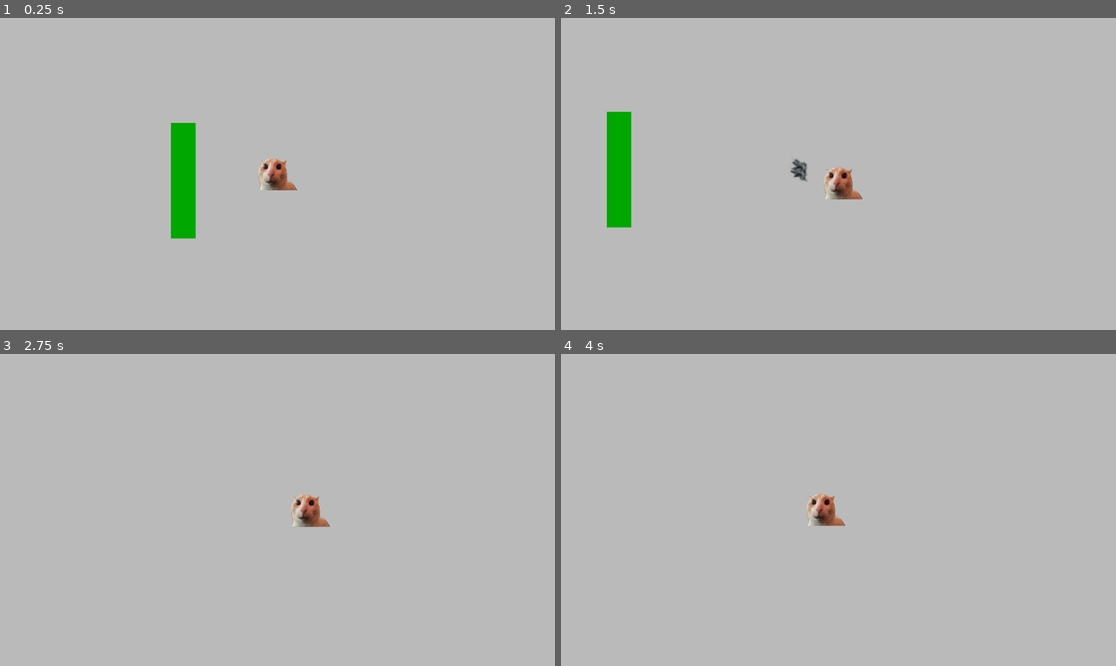
Above: before the commit, frames 1-4 (two rows, left to right).
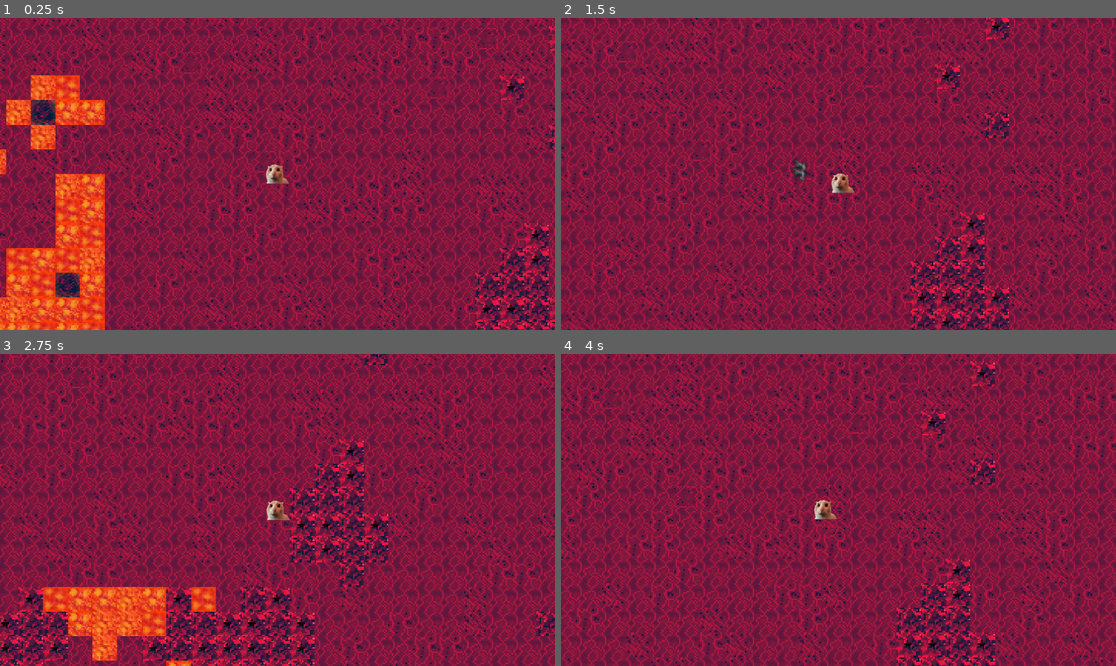
Above: after the commit, the same moments.

Repository: romanpopp/game-jam-2024
Game: Godot game, scene res://main.tscn
Same seed, same stepped clock (60 frames per second), same inputs: the game is played once before the commit and once after it.
Inputs (mouse positions are in pixels of both pictures, inside the frame that each line leads up to):
- Up to frame 1 (0.25 s): no input
- Up to frame 2 (1.5 s): tap Enter at 0.5 s; move the mouse to (960, 158) at 0.52 s; hold D (right) 0.53-1.28 s; hold Space (dodge) 0.53-1.28 s; move the mouse to (727, 189) at 1.27 s; hold S (down) from 1.28 s (still down); click (727, 189) at 1.35 s
- Up to frame 3 (2.75 s): move the mouse to (333, 441) at 2.02 s; release S (down) at 2.03 s; hold D (right) from 2.03 s (still down); hold Space (dodge) from 2.03 s (still down)
- Up to frame 4 (4 s): move the mouse to (810, 572) at 2.77 s; release D (right) at 2.78 s; release Space (dodge) at 2.78 s; hold W (up) 2.78-3.53 s; click (810, 572) at 2.85 s; move the mouse to (1005, 556) at 3.52 s; hold A (left) from 3.53 s (still down); hold Space (dodge) from 3.53 s (still down)

The runs differ from the first frame. In frame 1, 100% of the frame differs, in the area x 0-100%, y 0-100%; in frame 2, 100%; in frame 3, 100%; in frame 4, 100%.

Commit message:
Merged Terrain and Combat

Diff:
--- a/logic/terrain.gd
+++ b/logic/terrain.gd
@@ -2,8 +2,8 @@
 
 const tile_width: int = 64
 const tile_size = Vector2i(tile_width, tile_width)
-const width: int = 40
-const height: int = 22
+const width: int = 42
+const height: int = 24
 const unload_distance = width * 2
 const spawn_size = 8
 
@@ -11,23 +11,22 @@
 var static_body: StaticBody2D
 
 var rock_noise_gen: FastNoiseLite = FastNoiseLite.new()
-var dark_rock_noise_gen: FastNoiseLite = FastNoiseLite.new()
+var rare_rock_noise_gen: FastNoiseLite = FastNoiseLite.new()
 var lava_noise_gen: FastNoiseLite = FastNoiseLite.new()
-var hard_lava_noise_gen: FastNoiseLite = FastNoiseLite.new()
 
 var loaded_tiles = {}
 
 func _ready():
 	player = get_parent().get_node("Player")
-	static_body = get_parent().get_node("StaticBody2D")
+	static_body = get_parent().get_node("TileStaticBody")
 
 	rock_noise_gen.noise_type = FastNoiseLite.TYPE_VALUE
 	rock_noise_gen.frequency = 0.2
 	rock_noise_gen.seed = randi()
 
-	dark_rock_noise_gen.noise_type = FastNoiseLite.TYPE_SIMPLEX_SMOOTH
-	dark_rock_noise_gen.frequency = 0.3
-	dark_rock_noise_gen.seed = randi()
+	rare_rock_noise_gen.noise_type = FastNoiseLite.TYPE_SIMPLEX_SMOOTH
+	rare_rock_noise_gen.frequency = 0.3
+	rare_rock_noise_gen.seed = randi()
 
 	lava_noise_gen.noise_type = FastNoiseLite.TYPE_SIMPLEX
 	lava_noise_gen.frequency = 0.04
@@ -62,28 +61,30 @@
 		set_cell(0, tile_pos, randi_range(10, 11), Vector2(0, 0), 0)
 		var collision_shape = make_collision_shape(tile_pos)
 		loaded_tiles[tile_pos] = collision_shape
-	elif has_dark_rock(tile_pos):
-		set_cell(0, tile_pos, 12, Vector2(0, 0), 0)
+	elif has_rare_rock(tile_pos):
+		set_cell(0, tile_pos, randi_range(30, 31), Vector2(0, 0), 0)
 		var collision_shape = make_collision_shape(tile_pos)
 		loaded_tiles[tile_pos] = collision_shape
 	elif has_lava(tile_pos):
-		set_cell(0, tile_pos, randi_range(20, 21), Vector2(0, 0), 0)
+		set_cell(0, tile_pos, randi_range(20, 22), Vector2(0, 0), 0)
 		# set lava collider
 	else:
 		set_tile_floor(tile_pos)
 
 func set_tile_floor(tile_pos):
 	match randi_range(0, 100):
-		var r when r < 90:
+		var r when r > 99:
+			set_cell(0, tile_pos, 3, Vector2(0, 0))
+		var r when r > 70:
+			set_cell(0, tile_pos, randi_range(1, 2), Vector2(0, 0))
+		_:
 			set_cell(0, tile_pos, 0, Vector2(0, 0))
-		_:
-			set_cell(0, tile_pos, randi_range(0, 3), Vector2(0, 0))
 
 func has_rock(tile_pos) -> bool:
 	return (rock_noise_gen.get_noise_2d(tile_pos.x, tile_pos.y) + 1) / 2 > 0.60
 
-func has_dark_rock(tile_pos) -> bool:
-	return (dark_rock_noise_gen.get_noise_2d(tile_pos.x, tile_pos.y) + 1) / 2 > 0.80
+func has_rare_rock(tile_pos) -> bool:
+	return (rare_rock_noise_gen.get_noise_2d(tile_pos.x, tile_pos.y) + 1) / 2 > 0.80
 
 func has_lava(tile_pos) -> bool:
 	return (lava_noise_gen.get_noise_2d(tile_pos.x, tile_pos.y) + 1) / 2 > 0.67
--- a/main.tscn
+++ b/main.tscn
@@ -1,10 +1,23 @@
-[gd_scene load_steps=10 format=3 uid="uid://cmrsyt3jr3vnd"]
+[gd_scene load_steps=31 format=3 uid="uid://bnm1tmofj146x"]
 
 [ext_resource type="Texture2D" uid="uid://cmxa1rg8yituf" path="res://catevido.png" id="1_0dyxt"]
 [ext_resource type="Script" path="res://logic/player.gd" id="1_bwaj2"]
-[ext_resource type="PackedScene" uid="uid://bvmmq0pwftwpk" path="res://projectile.tscn" id="3_yqswm"]
+[ext_resource type="PackedScene" path="res://projectile.tscn" id="2_lvmhd"]
+[ext_resource type="Texture2D" uid="uid://ydmaqhgnky6v" path="res://assets/tiles/floor-0.png" id="3_rewqo"]
+[ext_resource type="Script" path="res://logic/terrain.gd" id="3_wj3d7"]
+[ext_resource type="Texture2D" uid="uid://c1h0iop8m3bh2" path="res://assets/tiles/floor-1.png" id="4_3plf3"]
+[ext_resource type="Texture2D" uid="uid://dr6lmwxhk42rx" path="res://assets/tiles/rock-0.png" id="5_h1scr"]
+[ext_resource type="Texture2D" uid="uid://dudi8qb35ocsg" path="res://assets/tiles/floor-3.png" id="5_k1w0c"]
+[ext_resource type="Texture2D" uid="uid://u7nltm1p1pay" path="res://assets/tiles/floor-2.png" id="6_hvrxi"]
+[ext_resource type="Texture2D" uid="uid://8lbr7m0mxea8" path="res://assets/tiles/rock-1.png" id="6_x5n4s"]
+[ext_resource type="Texture2D" uid="uid://ch3dbvw5xgcc4" path="res://assets/tiles/lava-0.png" id="7_4r04p"]
+[ext_resource type="Texture2D" uid="uid://ch1ilmsvp1ymc" path="res://assets/tiles/lava-1.png" id="8_gakec"]
+[ext_resource type="Texture2D" uid="uid://6giygjbuxn8h" path="res://assets/tiles/lava-2.png" id="9_yfu4m"]
+[ext_resource type="Texture2D" uid="uid://b8vot5pdyvars" path="res://assets/tiles/rare-rock-0.png" id="11_tvixc"]
+[ext_resource type="Texture2D" uid="uid://8thenkdwoxrx" path="res://assets/tiles/rare-rock-1.png" id="12_i540a"]
 
 [sub_resource type="RectangleShape2D" id="RectangleShape2D_nswdj"]
+size = Vector2(60, 60)
 
 [sub_resource type="Gradient" id="Gradient_svgyo"]
 colors = PackedColorArray(1, 0.415686, 0, 1, 1, 1, 1, 1)
@@ -12,30 +25,76 @@
 [sub_resource type="Gradient" id="Gradient_os85p"]
 colors = PackedColorArray(0.415686, 0.282353, 1, 1, 1, 0.258824, 1, 1)
 
-[sub_resource type="RectangleShape2D" id="RectangleShape2D_4i80i"]
-size = Vector2(63, 299)
+[sub_resource type="TileSetAtlasSource" id="TileSetAtlasSource_kwypq"]
+texture = ExtResource("3_rewqo")
+0:0/0 = 0
 
-[sub_resource type="Gradient" id="Gradient_2s3x8"]
-colors = PackedColorArray(0, 0.654902, 0, 1, 1, 1, 1, 1)
+[sub_resource type="TileSetAtlasSource" id="TileSetAtlasSource_l0dpc"]
+texture = ExtResource("4_3plf3")
+0:0/0 = 0
 
-[sub_resource type="GradientTexture2D" id="GradientTexture2D_kyjom"]
-gradient = SubResource("Gradient_2s3x8")
-height = 300
-fill_to = Vector2(0, 0)
+[sub_resource type="TileSetAtlasSource" id="TileSetAtlasSource_c3bvd"]
+texture = ExtResource("5_h1scr")
+0:0/0 = 0
+
+[sub_resource type="TileSetAtlasSource" id="TileSetAtlasSource_0txyw"]
+texture = ExtResource("6_x5n4s")
+0:0/0 = 0
+
+[sub_resource type="TileSetAtlasSource" id="TileSetAtlasSource_l2p6k"]
+texture = ExtResource("6_hvrxi")
+0:0/0 = 0
+
+[sub_resource type="TileSetAtlasSource" id="TileSetAtlasSource_ab41h"]
+texture = ExtResource("7_4r04p")
+0:0/0 = 0
+
+[sub_resource type="TileSetAtlasSource" id="TileSetAtlasSource_27lct"]
+texture = ExtResource("8_gakec")
+0:0/0 = 0
+
+[sub_resource type="TileSetAtlasSource" id="TileSetAtlasSource_cn1o2"]
+texture = ExtResource("9_yfu4m")
+0:0/0 = 0
+
+[sub_resource type="TileSetAtlasSource" id="TileSetAtlasSource_kvrjc"]
+texture = ExtResource("5_k1w0c")
+0:0/0 = 0
+
+[sub_resource type="TileSetAtlasSource" id="TileSetAtlasSource_8kx7k"]
+texture = ExtResource("11_tvixc")
+0:0/0 = 0
+
+[sub_resource type="TileSetAtlasSource" id="TileSetAtlasSource_wm1wv"]
+texture = ExtResource("12_i540a")
+0:0/0 = 0
+
+[sub_resource type="TileSet" id="TileSet_2u8b1"]
+sources/0 = SubResource("TileSetAtlasSource_kwypq")
+sources/1 = SubResource("TileSetAtlasSource_l0dpc")
+sources/20 = SubResource("TileSetAtlasSource_ab41h")
+sources/21 = SubResource("TileSetAtlasSource_27lct")
+sources/22 = SubResource("TileSetAtlasSource_cn1o2")
+sources/31 = SubResource("TileSetAtlasSource_wm1wv")
+sources/30 = SubResource("TileSetAtlasSource_8kx7k")
+sources/10 = SubResource("TileSetAtlasSource_c3bvd")
+sources/11 = SubResource("TileSetAtlasSource_0txyw")
+sources/2 = SubResource("TileSetAtlasSource_l2p6k")
+sources/3 = SubResource("TileSetAtlasSource_kvrjc")
 
 [node name="Main" type="Node2D"]
 
 [node name="Player" type="CharacterBody2D" parent="." groups=["Player"]]
 top_level = true
 script = ExtResource("1_bwaj2")
-projectileScene = ExtResource("3_yqswm")
+projectileScene = ExtResource("2_lvmhd")
 
 [node name="CollisionShape2D" type="CollisionShape2D" parent="Player"]
-scale = Vector2(5, 5)
 shape = SubResource("RectangleShape2D_nswdj")
 
 [node name="Sprite2D" type="Sprite2D" parent="Player"]
-scale = Vector2(0.2, 0.4)
+position = Vector2(5.96046e-08, -4.76837e-07)
+scale = Vector2(0.118023, 0.236047)
 texture = ExtResource("1_0dyxt")
 
 [node name="Camera2D" type="Camera2D" parent="Player"]
@@ -87,15 +146,15 @@
 hue_variation_min = -1.0
 hue_variation_max = 1.0
 
-[node name="testwall" type="StaticBody2D" parent="." groups=["Walls"]]
-position = Vector2(-244, 18)
+[node name="TileStaticBody" type="StaticBody2D" parent="."]
+position = Vector2(32, 32)
 
-[node name="CollisionShape2D" type="CollisionShape2D" parent="testwall"]
-position = Vector2(-0.5, 0.5)
-shape = SubResource("RectangleShape2D_4i80i")
-
-[node name="Sprite2D" type="Sprite2D" parent="testwall"]
-texture = SubResource("GradientTexture2D_kyjom")
+[node name="Tiles" type="TileMap" parent="."]
+show_behind_parent = true
+scale = Vector2(4, 4)
+tile_set = SubResource("TileSet_2u8b1")
+format = 2
+script = ExtResource("3_wj3d7")
 
 [connection signal="timeout" from="Player/DodgeCD" to="Player" method="_on_dodge_cd_timeout"]
 [connection signal="timeout" from="Player/ShootCD" to="Player" method="_on_shoot_cd_timeout"]
Not shown, removed: assets/ash.png.import
Not shown, removed: assets/basicEnemy.png.import
Not shown, removed: assets/charger.png.import
Not shown, removed: assets/cigarette.png.import
Not shown, removed: assets/desaturated floor varation 2.png.import
Not shown, removed: assets/desaturated floor varation 3.png.import
Not shown, removed: assets/desaturated floor varation 4.png.import
Not shown, removed: assets/desaturated floor variation 1.png.import
Not shown, removed: assets/desaturated hole rock.png.import
Not shown, removed: assets/desaturated rock no hole.png.import
Not shown, removed: assets/fireball.png.import
Not shown, removed: assets/floor variation 1.png.import
(and 73 more such lines)
